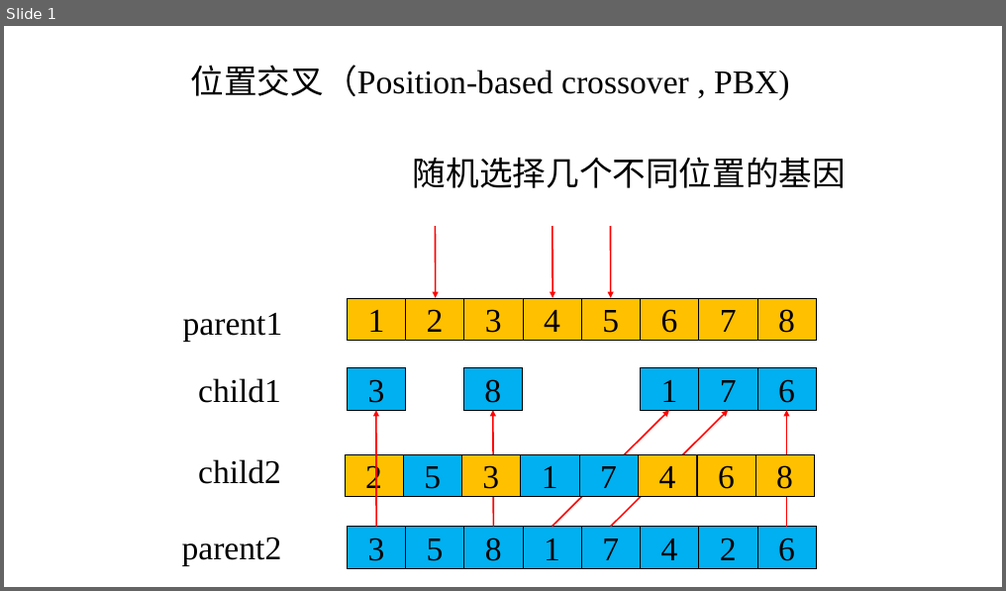
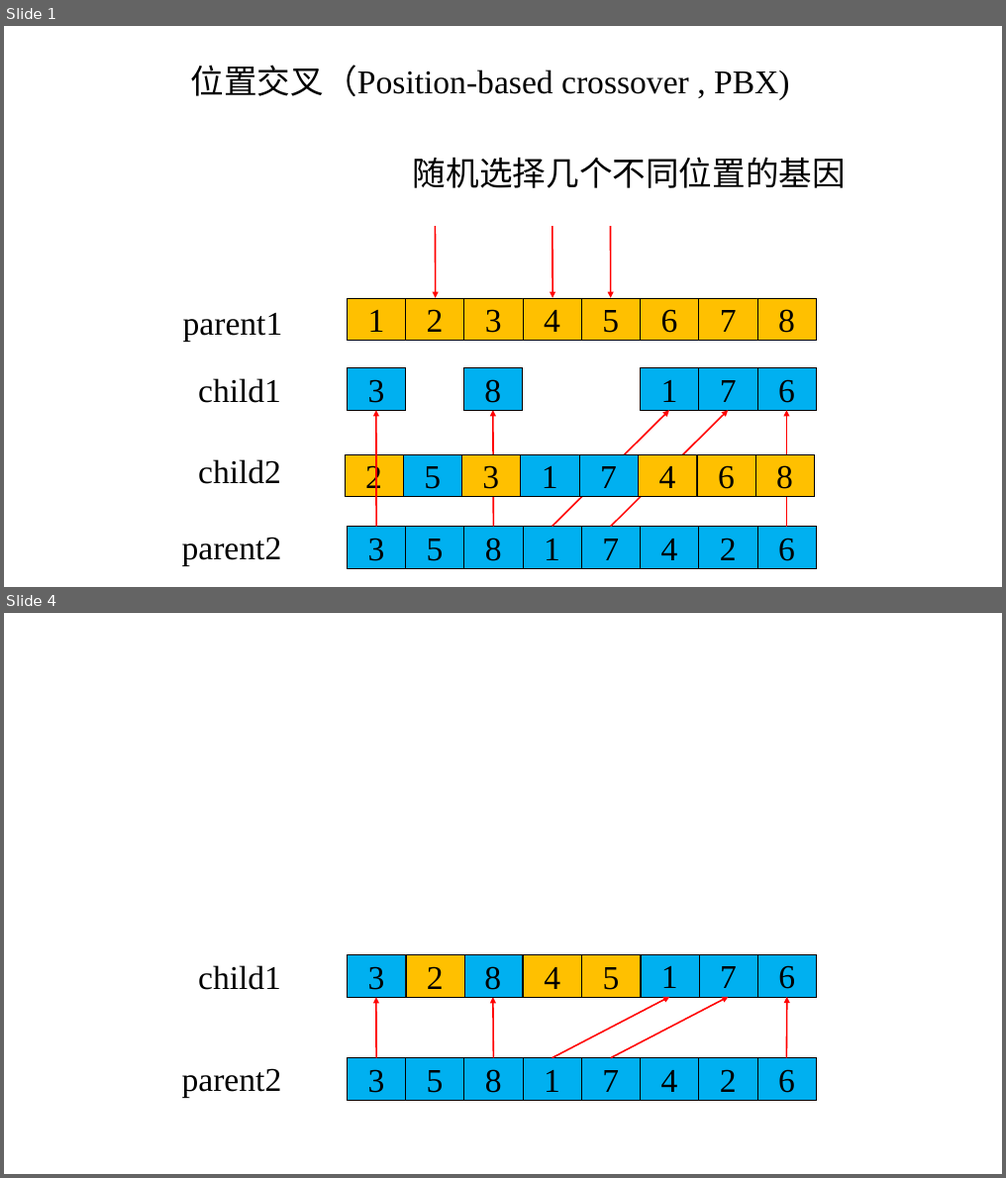
Before and after one commit to hanbaoan123/intelligent_optimization, a slide deck: 进化算法/交叉/位置交叉.pptx. Shown one above the other, each under a label of ours: slide 1 before the commit, slides 1 and 4 after it; the slides between them are not shown. The pictures are 1006x591 and 1006x1178 pixels, drawn with LibreOffice and Linux fonts; fonts in the diff are those of the drawing. Boxes give left, top, right and bottom in pixels: in the first picture for what was removed or moved away, otherwise in the second. Text is boxed around its words. In the diff, an @@ line names an element or a change of style, - is before the commit and + after.

```diff
--- a/进化算法/交叉/位置交叉.pptx
+++ b/进化算法/交叉/位置交叉.pptx
@@ slide 4 added at box(4, 613, 1002, 1174), background #CCE8CF @@
@@ text added at box(198, 965, 281, 990), 32 pt, text #000000 @@
+child1
@@ rectangle added at box(347, 956, 405, 997), fill #00B0F0, outline #000000 0.5 pt, 32 pt, text #000000 @@
+3
@@ rectangle added at box(406, 956, 464, 997), fill #FFC000, outline #000000 0.5 pt, 32 pt, text #000000 @@
+2
@@ rectangle added at box(463, 956, 522, 997), fill #00B0F0, outline #000000 0.5 pt, 32 pt, text #000000 @@
+8
@@ rectangle added at box(523, 956, 581, 997), fill #FFC000, outline #000000 0.5 pt, 32 pt, text #000000 @@
+4
@@ rectangle added at box(582, 956, 641, 997), fill #FFC000, outline #000000 0.5 pt, 32 pt, text #000000 @@
+5
@@ rectangle added at box(641, 956, 699, 997), fill #00B0F0, outline #000000 0.5 pt, 32 pt, text #000000 @@
+1
@@ rectangle added at box(699, 956, 757, 997), fill #00B0F0, outline #000000 0.5 pt, 32 pt, text #000000 @@
+7
@@ rectangle added at box(757, 956, 816, 997), fill #00B0F0, outline #000000 0.5 pt, 32 pt, text #000000 @@
+6
@@ arrow added from (376, 1059) to (376, 998), #FF0000 1.5 pt @@
@@ arrow added from (494, 1059) to (493, 997), #FF0000 1.5 pt @@
@@ arrow added from (552, 1059) to (669, 997), #FF0000 1.5 pt @@
@@ arrow added from (611, 1059) to (729, 997), #FF0000 1.5 pt @@
@@ arrow added from (787, 1059) to (787, 997), #FF0000 1.5 pt @@
@@ text added at box(182, 1068, 282, 1098), 32 pt, text #000000 @@
+parent2
@@ rectangle added at box(347, 1059, 405, 1100), fill #00B0F0, outline #000000 0.5 pt, 32 pt, text #000000 @@
+3
@@ rectangle added at box(405, 1059, 463, 1100), fill #00B0F0, outline #000000 0.5 pt, 32 pt, text #000000 @@
+5
@@ rectangle added at box(464, 1059, 523, 1100), fill #00B0F0, outline #000000 0.5 pt, 32 pt, text #000000 @@
+8
@@ rectangle added at box(523, 1059, 581, 1100), fill #00B0F0, outline #000000 0.5 pt, 32 pt, text #000000 @@
+1
@@ rectangle added at box(581, 1059, 640, 1100), fill #00B0F0, outline #000000 0.5 pt, 32 pt, text #000000 @@
+7
@@ rectangle added at box(641, 1059, 699, 1100), fill #00B0F0, outline #000000 0.5 pt, 32 pt, text #000000 @@
+4
@@ rectangle added at box(699, 1059, 757, 1100), fill #00B0F0, outline #000000 0.5 pt, 32 pt, text #000000 @@
+2
@@ rectangle added at box(757, 1059, 816, 1100), fill #00B0F0, outline #000000 0.5 pt, 32 pt, text #000000 @@
+6
```
Also in this commit, not shown: 2 other slides added, 29 other files.
